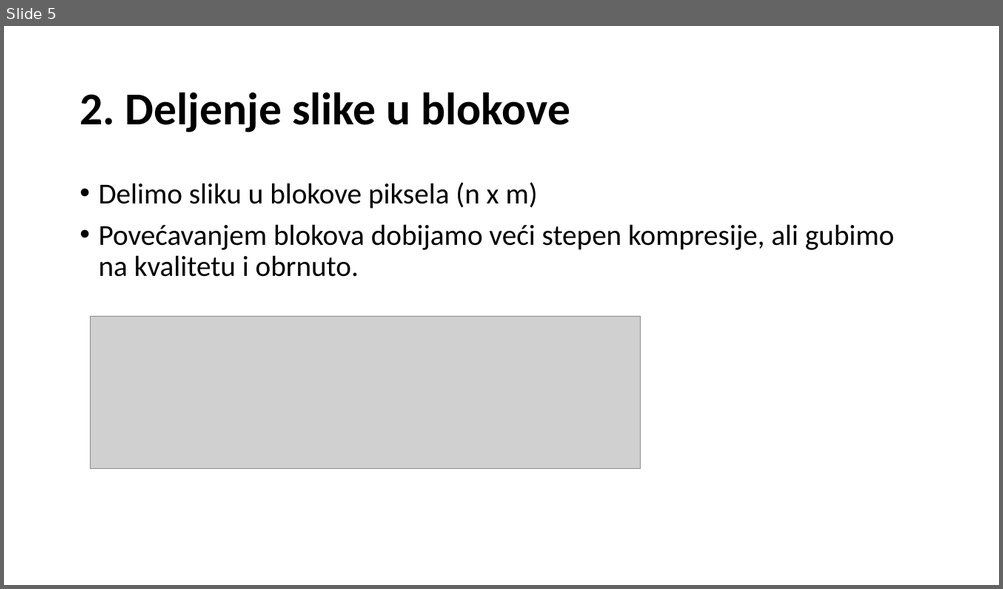
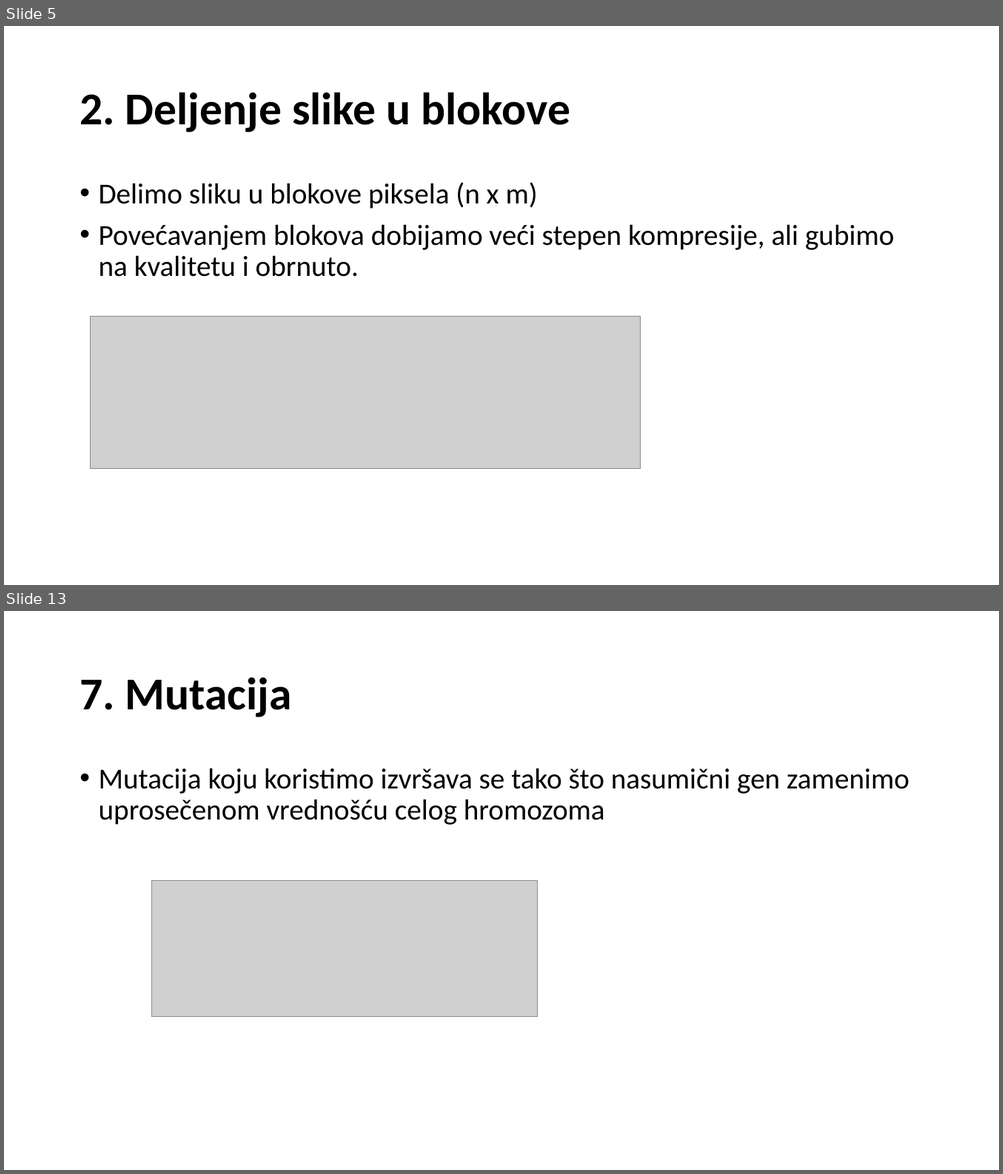
Before and after one commit to filipl41/NI_Image_compress, a slide deck: Primena genetskog algoritma u kompresiji slika.pptx. Shown one above the other, each under a label of ours: slide 5 before the commit, slides 5 and 13 after it; the slides between them are not shown. The pictures are 1003x589 and 1003x1174 pixels, drawn with LibreOffice and Linux fonts; fonts in the diff are those of the drawing; grey boxes stand for pictures. Boxes give left, top, right and bottom in pixels: in the first picture for what was removed or moved away, otherwise in the second. Text is boxed around its words. In the diff, an @@ line names an element or a change of style, - is before the commit and + after.

```diff
--- a/Primena genetskog algoritma u kompresiji slika.pptx
+++ b/Primena genetskog algoritma u kompresiji slika.pptx
@@ slide 13 added at [4,611,999,1170], background #FFFFFF @@
@@ title added at [79,677,292,718], 44 pt, text #000000, bold @@
+7. Mutacija
@@ text added at [99,768,909,825], 28 pt, text #000000 @@
+• Mutacija koju koristimo izvršava se tako što nasumični gen zamenimo uprosečenom vrednošću celog hromozoma
@@ picture added at [152,881,538,1017] @@
```
Also in this commit, not shown: 2 slides changed, 10 other slides added, 1 slide removed, 1 other file.
